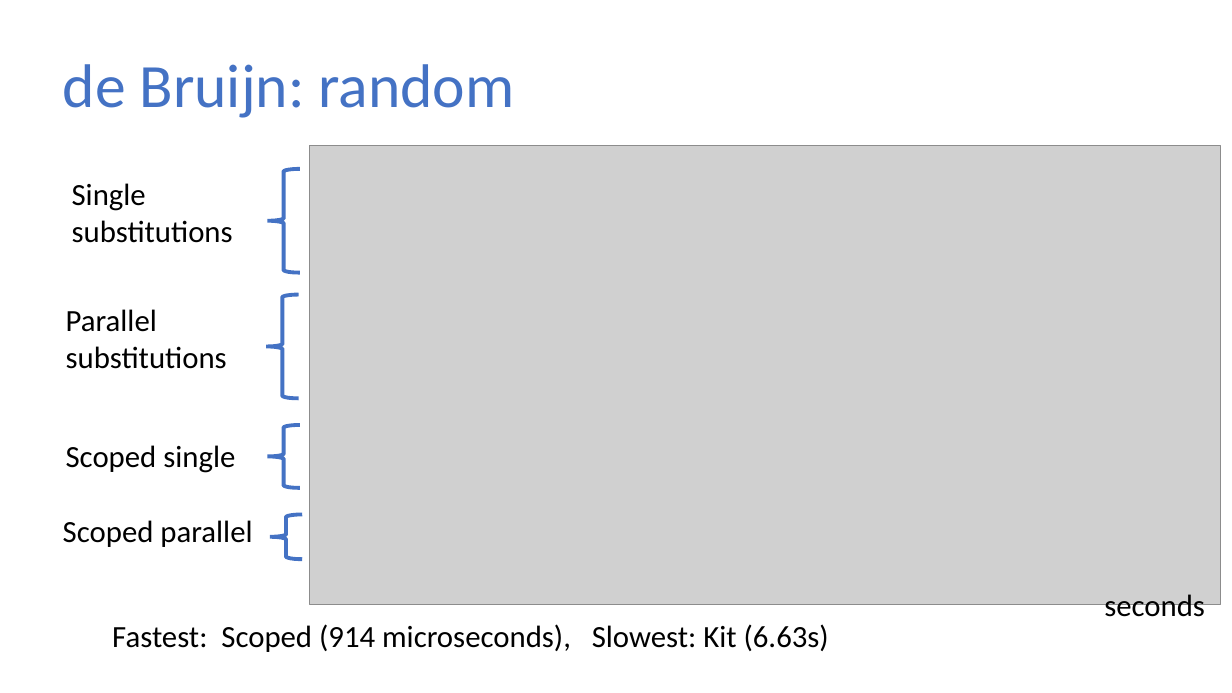
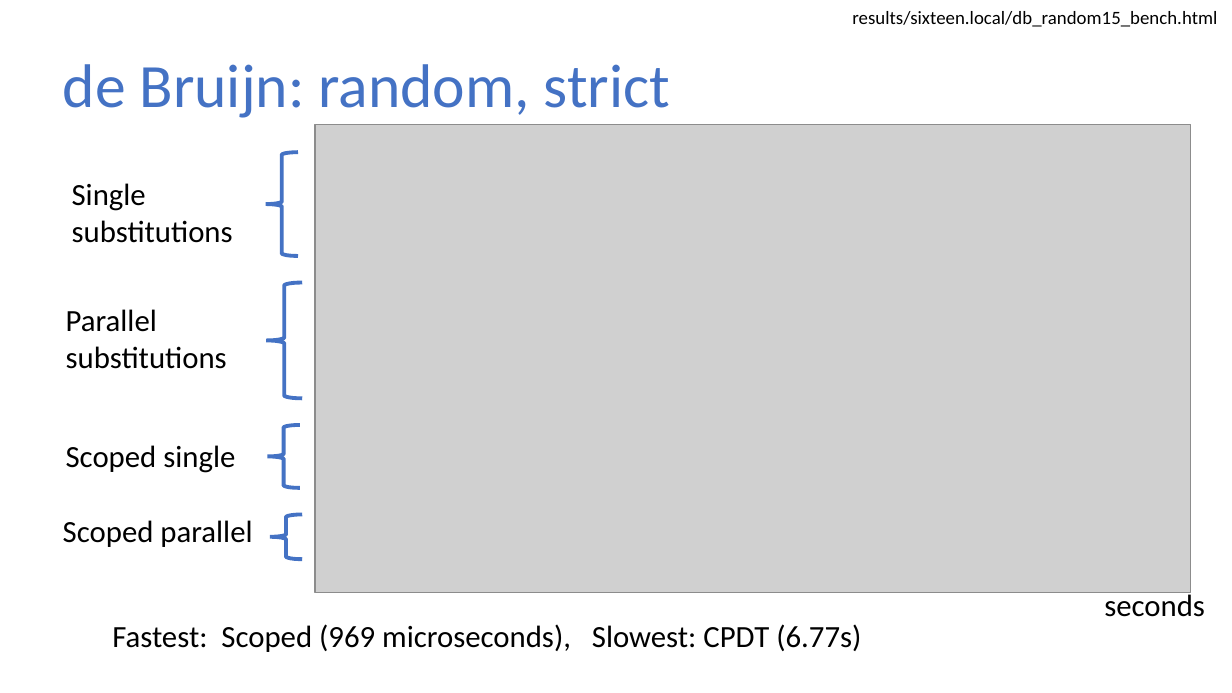
Before and after one commit to sweirich/lambda-n-ways, a slide deck: slide 30 of plclub-2021.pptx (slide 28 before the commit). Drawn at 1232x693 pixels with LibreOffice and Linux fonts; fonts in the diff are those of the drawing; grey boxes stand for pictures. Boxes give left, top, right and bottom in pixels: in the first picture for what was removed or moved away, otherwise in the second. Text is boxed around its words. In the diff, an @@ line names an element or a change of style, - is before the commit and + after.

```diff
--- a/plclub-2021.pptx
+++ b/plclub-2021.pptx
@@ text added at bbox=[852, 11, 1217, 27], 11 pt, text #000000 @@
+results/sixteen.local/db_random15_bench.html
@@ title at bbox=[63, 64, 670, 118]: text changed @@
-de Bruijn: random
+de Bruijn: random, strict
@@ picture: place and size @@
-picture at bbox=[309, 145, 1220, 605]
+picture at bbox=[315, 124, 1191, 593]
@@ left brace: place and size @@
-left brace at bbox=[267, 169, 299, 272]
+left brace at bbox=[266, 153, 298, 256]
@@ left brace: place and size @@
-left brace at bbox=[266, 294, 298, 398]
+left brace at bbox=[266, 282, 302, 398]
@@ text at bbox=[112, 624, 861, 652]: text changed @@
-Fastest: Scoped (914 microseconds), Slowest: Kit (6.63s)
+Fastest: Scoped (969 microseconds), Slowest: CPDT (6.77s)
```
Also in this commit, not shown: 16 other slides changed, 3 slides added, 13 slides removed, 34 other files.
